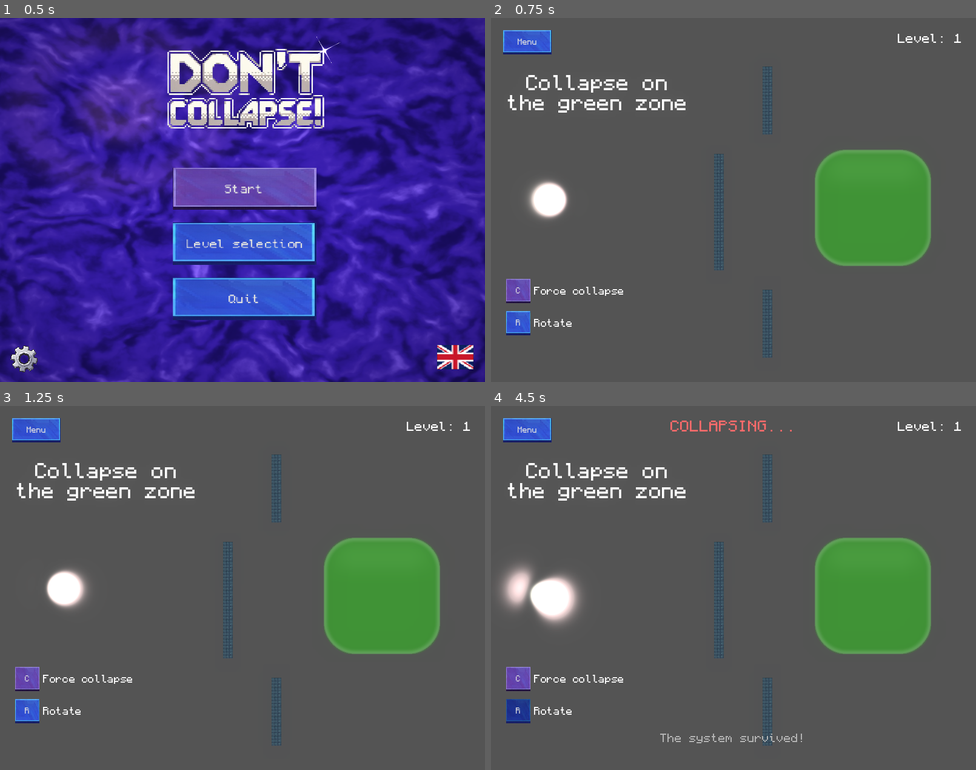
Above: before the commit, frames 1-4 (two rows, left to right).
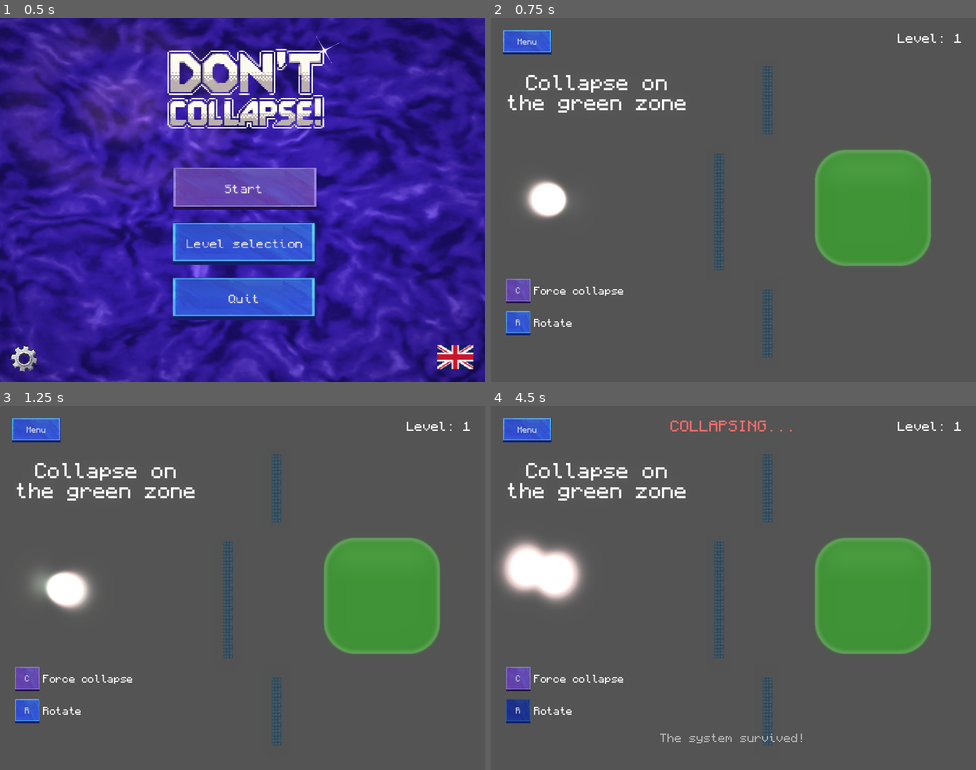
Above: after the commit, the same moments.

Repository: magnoint13/brinqo-2026
Game: Godot game, scene res://ui/MainMenu.tscn
Two runs of this game, one before a commit and one after it. Both use one fixed random seed, a clock stepped at 60 frames per second and the inputs below. Video files are missing from this copy of the repository; at most half a second of black plays in their place. Sound files missing from this copy of the repository are replaced by a short silence.
Inputs (mouse positions are in pixels of both pictures, inside the frame that each line leads up to):
- Up to frame 1 (0.5 s): no input
- Up to frame 2 (0.75 s): click "Start" at 0.5 s
- Up to frame 3 (1.25 s): no input
- Up to frame 4 (4.5 s): click "R" at 1.25 s; move the mouse to (840, 569) at 2.02 s; hold D 2.03-2.78 s; hold R 2.03-2.78 s; tap Space at 2.27, 3.02 s; move the mouse to (636, 606) at 2.77 s; hold S 2.78-3.5 s; tap C at 2.85 s; click "C" at 3.5 s; move the mouse to (782, 507) at 4.27 s; hold D from 4.28 s (still down); hold R from 4.28 s (still down)

Frame 1 is identical in both runs. In frame 2, 0.2% of the frame differs, in the area x 6-16%, y 44-55%; in frame 3, 0.5%; in frame 4, 3.0%, in the area x 1-20%, y 36-61%.

Commit message:
velocidad de rotación constante + diferentes timescales

Diff:
--- a/levels/spawn_points.gd
+++ b/levels/spawn_points.gd
@@ -1,11 +1,2 @@
 extends Node2D
 class_name SpawnPointContainer
-
-# Called when the node enters the scene tree for the first time.
-func _ready() -> void:
-	pass # Replace with function body.
-
-
-# Called every frame. 'delta' is the elapsed time since the previous frame.
-func _process(delta: float) -> void:
-	pass
--- a/resources/wave_shader.gdshader
+++ b/resources/wave_shader.gdshader
@@ -5,12 +5,12 @@
 }
 
 uniform float time_offset : hint_range(0.0f, 10.0f, 0.1f) = 0.0f;
+uniform float time_scale : hint_range(0.01f, 3.0f, 0.1f) = 1.0f;
 uniform vec3 color_tint : source_color = vec3(1.0f);
 
 // Adapted from: https://www.shadertoy.com/view/MlBGDw
 
 #define SCALE 20.0
-#define TIME_SCALE 0.25
 
 #define Z_FROM -2.0
 #define Z_TO 2.0
@@ -30,14 +30,11 @@
   im.y = sin(phase) * amp;
 }
 
-
 void wave_1s(vec3 pos, float t, out vec2 im) {
   float amp = R_A_PI_3 * exp(-pos.x / A0);
   float phase = E_1s * t;
-
   im_exp(amp, phase, im);
 }
-
 
 void wave_2p(vec3 pos, float t, out vec2 im) {
   float amp = 1.0 / (sqrt(2.0) * 4.0 * A0);
@@ -49,48 +46,27 @@
   im_exp(amp, phase, im);
 }
 
-
-void wave_3d(vec3 pos, float t, out vec2 im) {
-  float amp = 1.0 / (sqrt(6.0) * 81.0 * A0 * A0);
-  amp *= R_A_PI_3 * exp(-pos.x / (3.0 * A0));
-  amp *= pos.x * pos.x;
-  amp *= 3.0 * cos(pos.y) * cos(pos.y) - 1.0;
-
-  float phase = E_3d * t;
-
-  im_exp(amp, phase, im);
-}
-
-
 void draw(vec3 pos, float t, float time, out vec2 i) {
   vec2 w1;
   wave_1s(pos, t, w1);
 
   vec2 w2;
   wave_2p(pos, t, w2);
-
-  //vec2 w3;
-  //wave_3d(pos, t, w3);
-
   float f = time / 1.5;
-  //float trans = max(cos(f), 0.0);
-
-  float c1 = /*trans **/ cos(f);
+  float c1 = cos(f);
   float c2 = sin(f);
-  //float c3 = (1.0 - trans) * cos(f);
 
   w1 *= c1;
   w2 *= c2;
-  //w3 *= c3;
 
-  i = w1 + w2;// + w3;
+  i = w1 + w2;
   i.x *= i.x;
   i.y *= i.y;
 }
 
 void fragment() {
   vec2 pos = UV.xy - 0.5f;
-  float time = (TIME + time_offset) * TIME_SCALE;
+  float time = (TIME + time_offset) * time_scale;
 
   float yz_ang = PI/2.0 + time * 0.6;
   float xz_ang = PI/2.0 + time * 0.33;
@@ -133,13 +109,4 @@
   float alpha = max(final_rgb.r, max(final_rgb.g, final_rgb.b));
   alpha = clamp(alpha * 2.0, 0.0, 1.0);
   COLOR = vec4(final_rgb, alpha);
-  //COLOR = vec4(final_rgb * 2.0, 1.0);
 }
-
-/*
-void fragment() {
-  vec2 pos = UV.xy - vec2(0.5f);
-  float value = exp(- (pos.x * pos.x + pos.y * pos.y) / (2.0f * 0.25f * 0.25f));
-  COLOR = value * value * vec4(1.0f, 1.0f, 0.0f, 1.0f);
-}
-*/
--- a/scripts/main.gd
+++ b/scripts/main.gd
@@ -4,8 +4,8 @@
 const BALL_SPEED = 300.0
 const COLLAPSE_MIN_TIME = 7.0
 const COLLAPSE_MAX_TIME = 15.0
-const ROTATION_SPEED = 180.0
-const SCALE_SPEED = 300.0
+const ROTATION_SPEED = 250.0
+const SCALE_SPEED = 230.0
 const RESTART_DELAY = 2.0
 
 @onready var particles_node = $Particles
--- a/scripts/particle.gd
+++ b/scripts/particle.gd
@@ -50,6 +50,7 @@
 	mat.shader = WAVE_SHADER
 	wave_rect.material = mat
 	wave_rect.material.set_shader_parameter("time_offset", rng.randf_range(0, 5))
+	wave_rect.material.set_shader_parameter("time_scale", rng.randf_range(0.25, 0.75))
 	wave_rect.material.set_shader_parameter("color_tint", Color(1.0, 1.0, 1.0))
 	visual_container.add_child(wave_rect)
 
--- a/scripts/particles_container.gd
+++ b/scripts/particles_container.gd
@@ -266,11 +266,17 @@
 	var center = _find_particles_center(valid_particles)
 
 	# Apply rotation
-	var rotation_angle = deg_to_rad(rotation_speed * delta * direction)
+	#var rotation_angle = deg_to_rad(rotation_speed * delta * direction)
 
 	for p in valid_particles:
 		# Calculate offset from center
 		var offset = p.position - center
+		var radius = offset.length()
+		if radius < 1: # avoid problems when the particle is at the center
+			continue
+
+		var angular_vel = rotation_speed / radius
+		var rotation_angle = angular_vel * delta * direction
 
 		# Rotate the offsetz
 		var rotated_offset = offset.rotated(rotation_angle)
